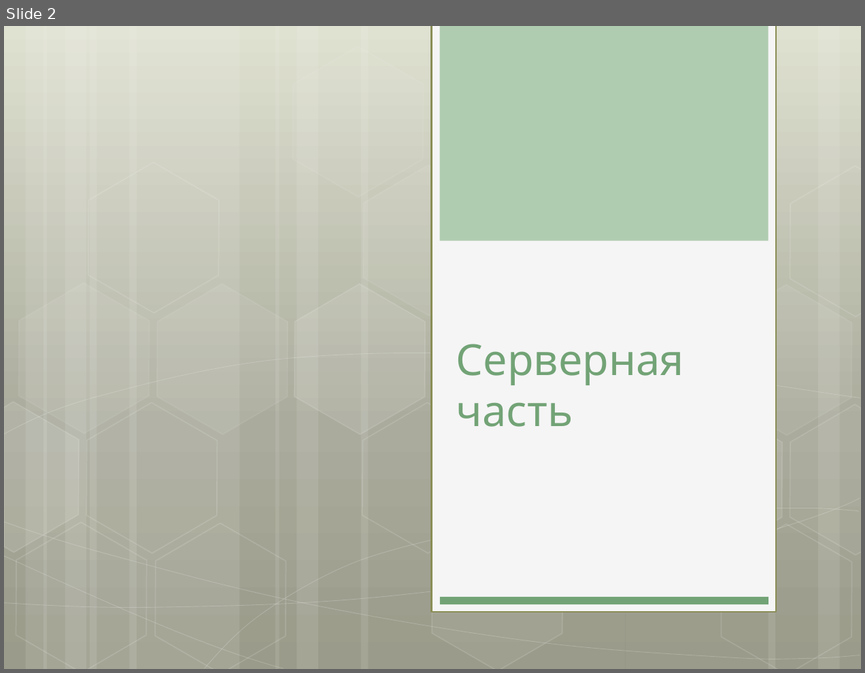
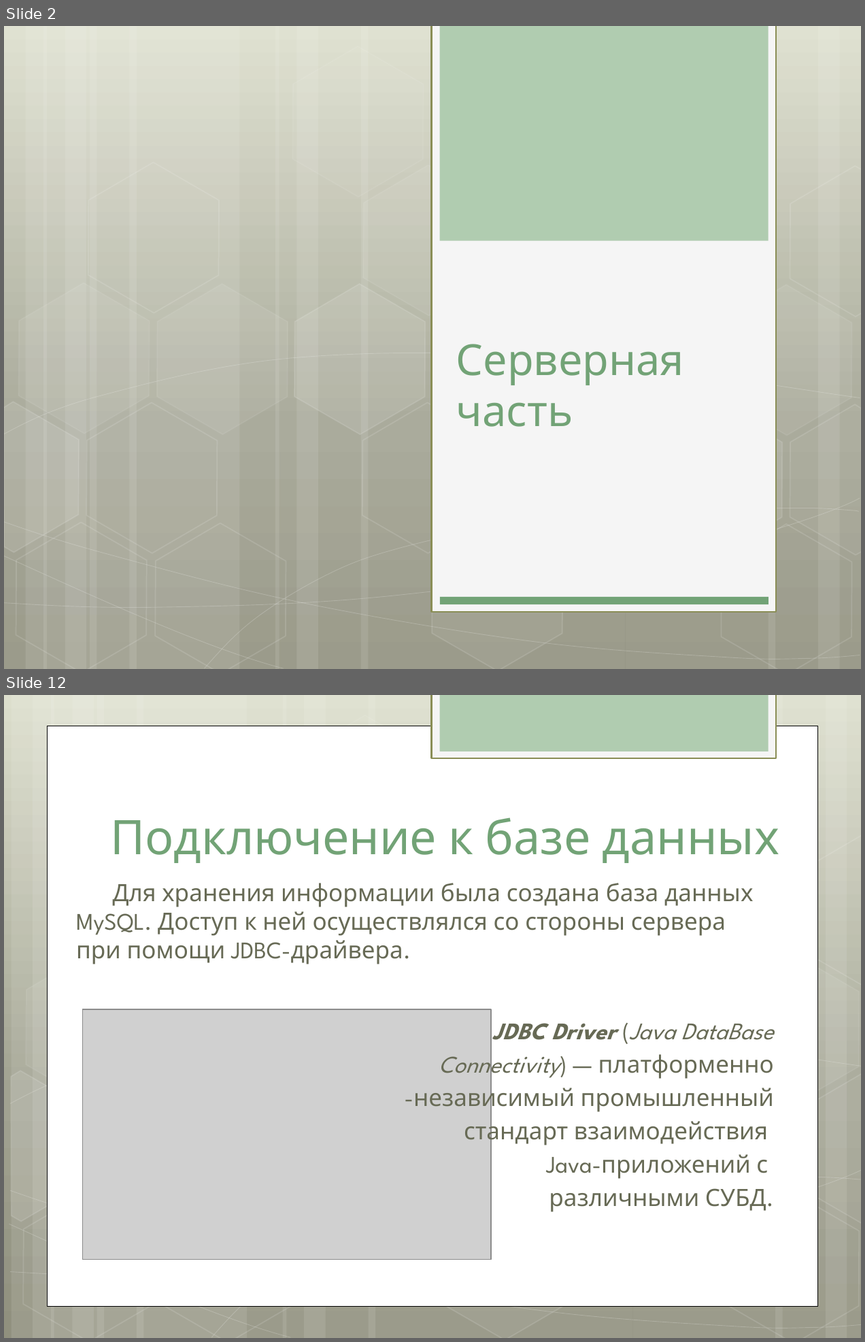
Before and after one commit to julypand/-, a slide deck: presentation.pptx. Shown one above the other, each under a label of ours: slide 2 before the commit, slides 2 and 12 after it; the slides between them are not shown. The pictures are 865x673 and 865x1342 pixels, drawn with LibreOffice and Linux fonts; fonts in the diff are those of the drawing; grey boxes stand for pictures. Boxes give left, top, right and bottom in pixels: in the first picture for what was removed or moved away, otherwise in the second. Text is boxed around its words. In the diff, an @@ line names an element or a change of style, - is before the commit and + after.

```diff
--- a/presentation.pptx
+++ b/presentation.pptx
@@ slide 12 added at (4, 695, 861, 1338), background gradient #DDDFCC to #A2A391 to #8F917E @@
@@ rectangle added at (432, 695, 776, 758), fill #F5F5F5, outline #8A8E56 1.25 pt @@
@@ rectangle added at (439, 695, 768, 751), fill #B0CCB0 @@
@@ rectangle added at (47, 726, 818, 1305), fill #FFFFFF, outline #000000 0.5 pt @@
@@ group added at (4, 695, 861, 1338): 12 rectangles, 8 freeform shapes, 8 hexagons @@
@@ title added at (110, 817, 779, 863), 40 pt, text #72A376 @@
+Подключение к базе данных
@@ text added at (76, 883, 774, 1212), 20 pt, text #676A55 @@
+Для хранения информации была создана база данных MySQL. Доступ к ней осуществлялся со стороны сервера при помощи JDBC-драйвера.
+JDBC Driver (Java DataBase
+Connectivity) — платформенно
+-независимый промышленный
+стандарт взаимодействия
+Java-приложений с
+различными СУБД.
@@ picture added at (83, 1009, 492, 1259) @@
```
Also in this commit, not shown: 5 slides changed, 5 other slides added.
